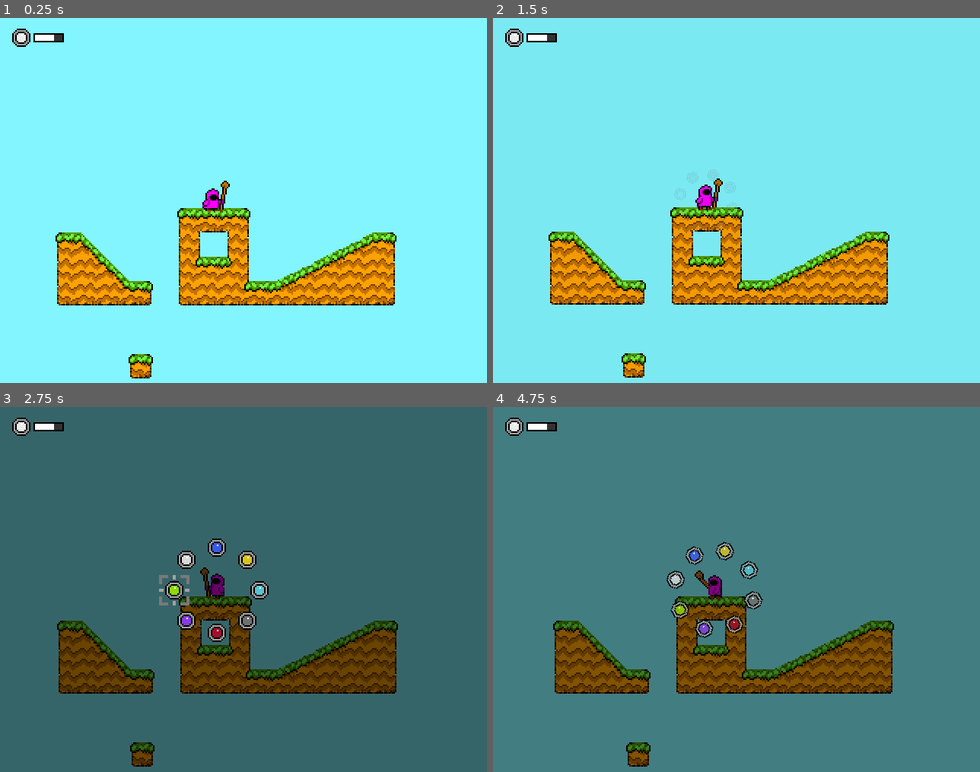
Above: before the commit, frames 1-4 (two rows, left to right).
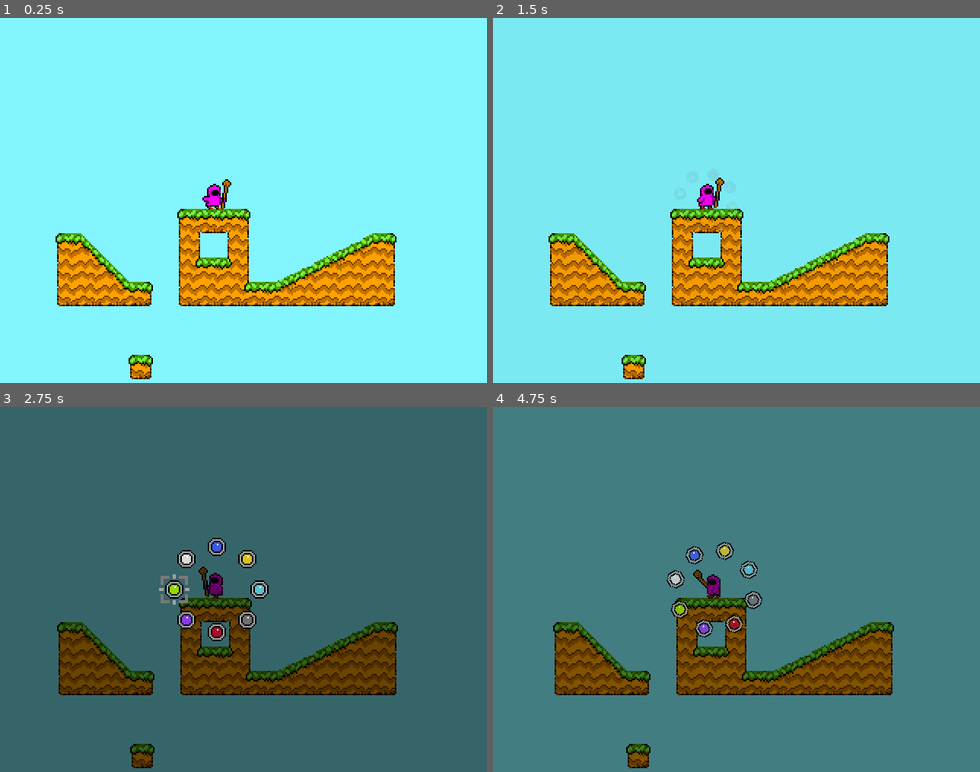
Above: after the commit, the same moments.

Repository: bitspittle/godot-elementalist
Game: Godot game, scene res://world/World.tscn
Two runs of this game, one before a commit and one after it. Both use one fixed random seed, a clock stepped at 60 frames per second and the inputs below.
Inputs:
- Up to frame 1 (0.25 s): no input
- Up to frame 2 (1.5 s): hold Shift (player_cast, bound only before the commit) 0.53-1.28 s; hold Right (player_right) from 0.53 s (still down); tap Space (player_jump) at 0.77 s; tap Z (player_attack, bound only after the commit) at 0.8, 1.35 s; tap Enter at 1.25 s
- Up to frame 3 (2.75 s): tap Space (player_jump) at 1.52 s; tap Shift (player_cast, bound only before the commit) at 1.55 s; release Right (player_right) at 2.03 s; hold Left (player_left) from 2.03 s (still down); hold Shift (player_cast, bound only before the commit) from 2.03 s (still down); tap Z (player_attack, bound only after the commit) at 2.3 s
- Up to frame 4 (4.75 s): tap Space (player_jump) at 2.75, 3.02, 3.77, 4.52 s; release Left (player_left) at 2.78 s; release Shift (player_cast, bound only before the commit) at 2.78 s; hold Right (player_right) 2.78-4.28 s; tap Z (player_attack, bound only after the commit) at 2.85, 3.8, 4.35 s; tap Shift (player_cast, bound only before the commit) at 3.05, 4.55 s; hold Shift (player_cast, bound only before the commit) 3.53-4.28 s; tap Enter at 4.25 s; hold Left (player_left) from 4.28 s (still down)

The runs differ from the first frame. In frame 1, 3.3% of the frame differs, in the area x 2-82%, y 2-99%; in frame 2, 6.0%; in frame 3, 6.1%; in frame 4, 6.1%.

Commit message:
Add attack animation

Diff:
--- a/mana/Gem.gd
+++ b/mana/Gem.gd
@@ -10,10 +10,7 @@
 
 
 func _set_color(value: Color):
-	print("Maybe setting color: ", value)
 	color = value
 	if _sprite == null: return
 
-	print("Setting!")
-
 	_sprite.get_material().set_shader_param("color_modulate", value)
--- a/mana/GemWheel.gd
+++ b/mana/GemWheel.gd
@@ -36,13 +36,13 @@
 	_gemNW.color = GameColors.LIFE
 
 func _process(_delta):
-	if _state == State.HIDDEN && Input.is_action_just_pressed("player_cast"):
+	if _state == State.HIDDEN && Input.is_action_just_pressed("show_gem_wheel"):
 		get_tree().paused = true
 		_cursor_pos = Vector2.ZERO
 		_state = State.ANIMATING_IN
 		_anim.play("in")
 
-	elif _state == State.SHOWN && not Input.is_action_pressed("player_cast"):
+	elif _state == State.SHOWN && not Input.is_action_pressed("show_gem_wheel"):
 		_state = State.ANIMATING_OUT
 		_anim.play_backwards("in")
 		_anim.queue("hide") # No-op but used as a signal to unpause
--- a/mana/GemWheel.tscn
+++ b/mana/GemWheel.tscn
@@ -146,15 +146,13 @@
 margin_top = -500.0
 margin_right = 500.0
 margin_bottom = 500.0
-color = Color( 0, 0, 0, 0 )
+color = Color( 0, 0, 0, 0.588235 )
 __meta__ = {
 "_edit_use_anchors_": false
 }
 
 [node name="Pivot" type="Position2D" parent="."]
-modulate = Color( 1, 1, 1, 0 )
-rotation = 3.14159
-scale = Vector2( 0.6, 0.6 )
+rotation = 6.28319
 
 [node name="GemN" parent="Pivot" instance=ExtResource( 1 )]
 position = Vector2( 0, -28 )
@@ -184,6 +182,7 @@
 visible = false
 frames = SubResource( 3 )
 animation = "pulse"
+frame = 1
 playing = true
 
 [node name="AnimationPlayer" type="AnimationPlayer" parent="."]
--- a/player/Player.gd
+++ b/player/Player.gd
@@ -16,6 +16,8 @@
 	JUMPING,
 	FALLING,
 	LANDING,
+	WINDING,
+	ATTACKING,
 }
 
 var _vel = Vector2.ZERO
@@ -56,6 +58,10 @@
 			_anim.play("fall")
 		elif _next_state == State.LANDING:
 			_anim.play("land")
+		elif _next_state == State.WINDING:
+			_anim.play("wind")
+		elif _next_state == State.ATTACKING:
+			_anim.play("attack")
 
 		_state = _next_state
 
@@ -108,6 +114,12 @@
 	elif _state == State.FALLING && is_on_floor():
 		_next_state = State.LANDING
 
+	elif (_state == State.IDLE || _state == State.WALKING || _state == State.ATTACKING || _state == State.LANDING) && Input.is_action_just_pressed("player_attack"):
+		_next_state = State.WINDING
+
+	elif _state == State.WINDING && Input.is_action_just_released("player_attack"):
+		_next_state = State.ATTACKING
+
 	if (!_jump_timer.is_stopped()):
 		if Input.is_action_pressed("player_jump"):
 			_vel.y = -JUMP_FORCE
@@ -116,5 +128,5 @@
 
 
 func _on_AnimationPlayer_animation_finished(anim_name):
-	if anim_name == "land":
+	if anim_name == "land" or anim_name == "attack":
 		_next_state = State.IDLE
--- a/player/Player.tscn
+++ b/player/Player.tscn
@@ -7,7 +7,7 @@
 [ext_resource path="res://assets/shaders/module_range.shader" type="Shader" id=5]
 
 [sub_resource type="CircleShape2D" id=1]
-radius = 4.17412
+radius = 5.08875
 
 [sub_resource type="RectangleShape2D" id=2]
 extents = Vector2( 7.75764, 8.46161 )
@@ -18,6 +18,34 @@
 shader_param/color_range_end = Vector3( 1, 1, 1 )
 shader_param/color_modulate = Plane( 1, 0, 1, 1 )
 
+[sub_resource type="Animation" id=10]
+resource_name = "attack"
+length = 5.0
+tracks/0/type = "value"
+tracks/0/path = NodePath("Pivot/Sprite:frame")
+tracks/0/interp = 1
+tracks/0/loop_wrap = true
+tracks/0/imported = false
+tracks/0/enabled = true
+tracks/0/keys = {
+"times": PoolRealArray( 0, 0.5, 0.9, 1.4, 4.6 ),
+"transitions": PoolRealArray( 1, 1, 1, 1, 1 ),
+"update": 1,
+"values": [ 19, 20, 21, 22, 23 ]
+}
+tracks/1/type = "value"
+tracks/1/path = NodePath("AnimationPlayer:playback_speed")
+tracks/1/interp = 1
+tracks/1/loop_wrap = true
+tracks/1/imported = false
+tracks/1/enabled = true
+tracks/1/keys = {
+"times": PoolRealArray( 0 ),
+"transitions": PoolRealArray( 1 ),
+"update": 0,
+"values": [ 20.0 ]
+}
+
 [sub_resource type="Animation" id=4]
 length = 0.001
 tracks/0/type = "value"
@@ -183,6 +211,34 @@
 "transitions": PoolRealArray( 1 ),
 "update": 0,
 "values": [ 8.0 ]
+}
+
+[sub_resource type="Animation" id=11]
+resource_name = "wind"
+length = 3.0
+tracks/0/type = "value"
+tracks/0/path = NodePath("Pivot/Sprite:frame")
+tracks/0/interp = 1
+tracks/0/loop_wrap = true
+tracks/0/imported = false
+tracks/0/enabled = true
+tracks/0/keys = {
+"times": PoolRealArray( 0, 0.8, 1.6, 2.4 ),
+"transitions": PoolRealArray( 1, 1, 1, 1 ),
+"update": 1,
+"values": [ 15, 16, 17, 18 ]
+}
+tracks/1/type = "value"
+tracks/1/path = NodePath("AnimationPlayer:playback_speed")
+tracks/1/interp = 1
+tracks/1/loop_wrap = true
+tracks/1/imported = false
+tracks/1/enabled = true
+tracks/1/keys = {
+"times": PoolRealArray( 0 ),
+"transitions": PoolRealArray( 1 ),
+"update": 0,
+"values": [ 20.0 ]
 }
 
 [node name="Player" type="KinematicBody2D"]
@@ -207,11 +263,11 @@
 
 [node name="Sprite" type="Sprite" parent="Pivot"]
 material = SubResource( 3 )
-position = Vector2( 0, -10 )
+position = Vector2( 8.82338, -10.2363 )
 texture = ExtResource( 1 )
-vframes = 2
+vframes = 3
 hframes = 8
-frame = 12
+frame = 23
 
 [node name="Camera2D" type="Camera2D" parent="Pivot"]
 position = Vector2( 20, 0 )
@@ -226,16 +282,17 @@
 
 [node name="AnimationPlayer" type="AnimationPlayer" parent="."]
 playback_speed = 8.0
+anims/attack = SubResource( 10 )
 anims/duck = SubResource( 4 )
 anims/fall = SubResource( 7 )
 anims/idle = SubResource( 5 )
 anims/jump = SubResource( 8 )
 anims/land = SubResource( 9 )
 anims/walk = SubResource( 6 )
+anims/wind = SubResource( 11 )
 
 [node name="TimeEffect" parent="." instance=ExtResource( 3 )]
 
 [node name="GemWheel" parent="." instance=ExtResource( 4 )]
 pause_mode = 2
-position = Vector2( 0.062645, 0 )
 [connection signal="animation_finished" from="AnimationPlayer" to="." method="_on_AnimationPlayer_animation_finished"]
--- a/project.godot
+++ b/project.godot
@@ -97,7 +97,12 @@
 , Object(InputEventKey,"resource_local_to_scene":false,"resource_name":"","device":0,"alt":false,"shift":false,"control":false,"meta":false,"command":false,"pressed":false,"scancode":83,"unicode":0,"echo":false,"script":null)
  ]
 }
-player_cast={
+player_attack={
+"deadzone": 0.5,
+"events": [ Object(InputEventKey,"resource_local_to_scene":false,"resource_name":"","device":0,"alt":false,"shift":false,"control":false,"meta":false,"command":false,"pressed":false,"scancode":90,"unicode":0,"echo":false,"script":null)
+ ]
+}
+show_gem_wheel={
 "deadzone": 0.5,
 "events": [ Object(InputEventKey,"resource_local_to_scene":false,"resource_name":"","device":0,"alt":false,"shift":false,"control":false,"meta":false,"command":false,"pressed":false,"scancode":16777237,"unicode":0,"echo":false,"script":null)
  ]
--- a/world/World.tscn
+++ b/world/World.tscn
@@ -21,5 +21,6 @@
 [node name="UI" type="CanvasLayer" parent="."]
 
 [node name="GemCharge" parent="UI" instance=ExtResource( 3 )]
+visible = false
 position = Vector2( 14.0558, 12.7538 )
 z_index = 20
Binary file changed: assets/images/player.aseprite
Binary file changed: assets/images/player.png
Not shown: 1 places in player/Player.tscn that only renumber resources
